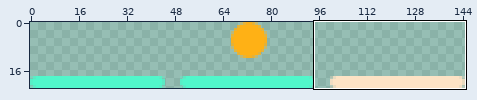
Edited in one commit: sprite sheet (static/navigation1_2.png). Above: a wide view before the commit, with the close-up outlined.
Close-up. Before the commit:
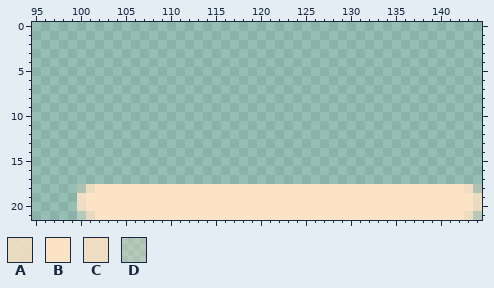
The file is 145x22 pixels. Pixels under 10% opacity are left out. Colours within 5 levels of each other are drawn and written as one. Shown: x 95..144, y 0..21.
Palette (. is transparent): A #fde3c4d0  B #fde3c5  C #fde2c5df  D #ffe2c650
And afterwards:
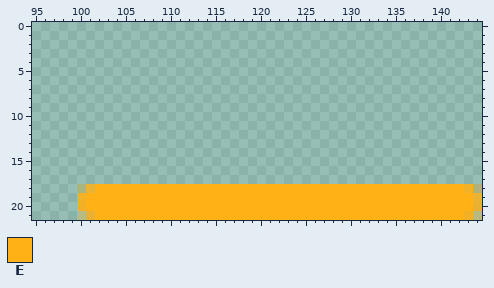
Colours new in this view: E #ffb115
Message: new navigation icons, add first implementation
What changed:
Colour A changes from #fde3c4d0 to #ffb015cf.
Colour C changes from #fde2c5df to #ffb014e0.
Colour D changes from #ffe2c650 to #ffb31350.
Colour B gives way to colour E in row 18 at x 102 to 142; in rows 19 to 20 at x 101 to 143; in row 21 at x 102 to 142.
